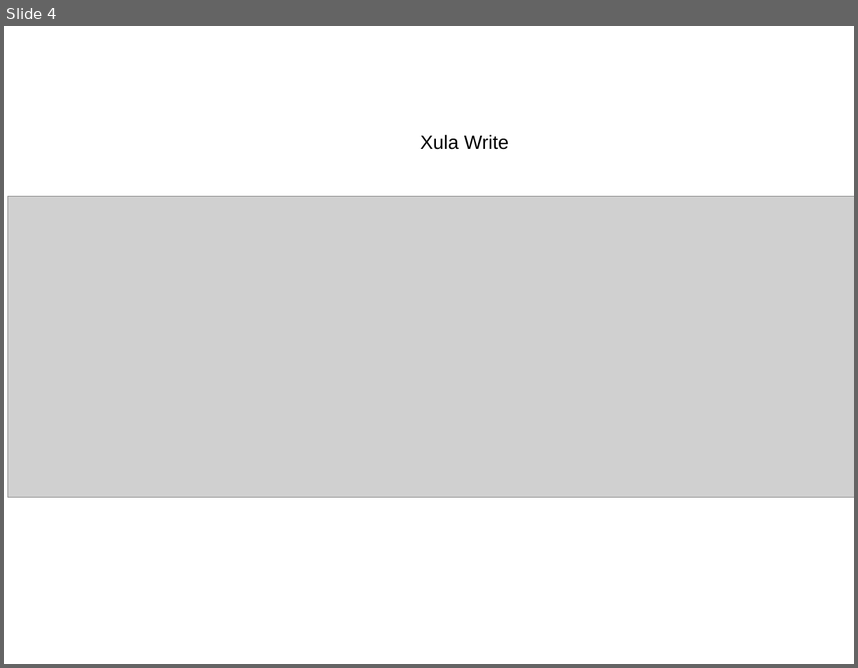
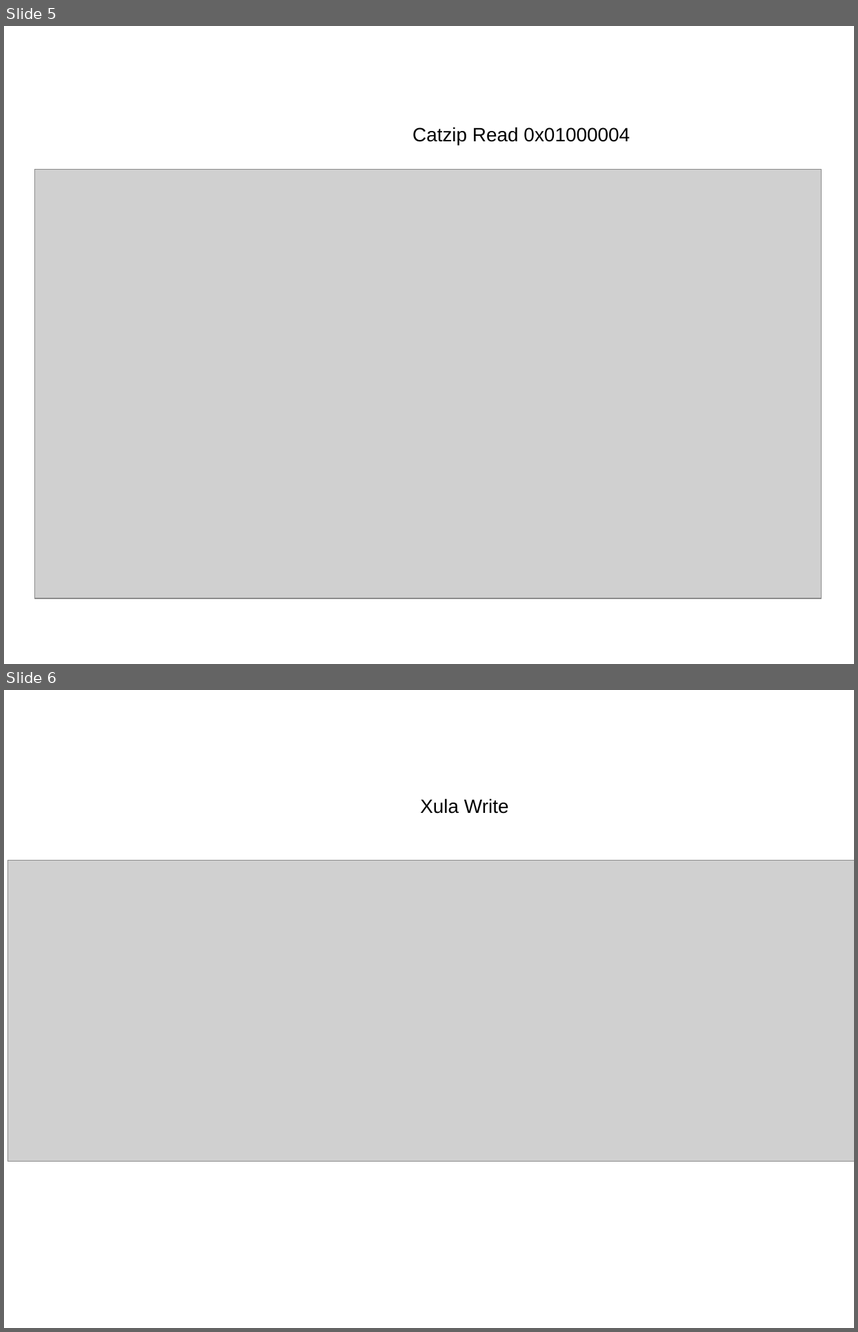
Before and after one commit to develone/learning_hdl, a slide deck: doc/sdram_1.odp. Shown one above the other, each under a label of ours: slide 4 before the commit, slides 5 and 6 after it. The pictures are 858x668 and 858x1332 pixels, drawn with LibreOffice and Linux fonts; fonts in the diff are those of the drawing; grey boxes stand for pictures. Boxes give left, top, right and bottom in pixels: in the first picture for what was removed or moved away, otherwise in the second. Text is boxed around its words. In the diff, an @@ line names an element or a change of style, - is before the commit and + after.

Commit message:
now using arrowzip wbsdram.v for the catzip

```diff
--- a/doc/sdram_1.odp
+++ b/doc/sdram_1.odp
@@ slide 5 added at box(4, 26, 854, 664), background #FFFFFF @@
@@ text added at box(412, 127, 630, 145), 18 pt, text #000000 @@
+Catzip Read 0x01000004
@@ picture added at box(35, 170, 822, 599) @@
@@ what was slide 4 is now slide 6 @@
```
Also in this commit, not shown: 1 slide changed, 3 other slides added, 2 slides removed, 1 other file.
